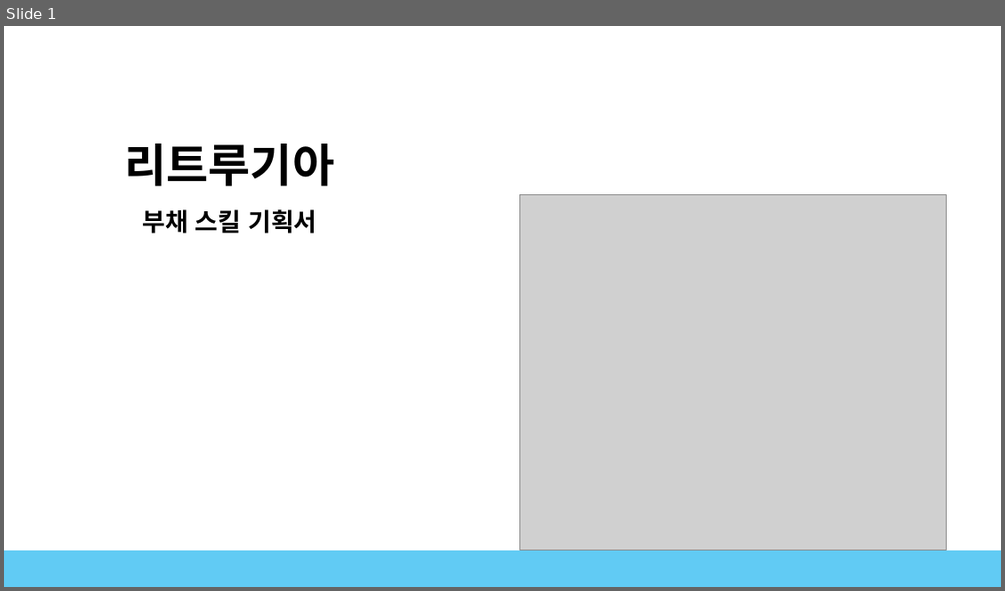
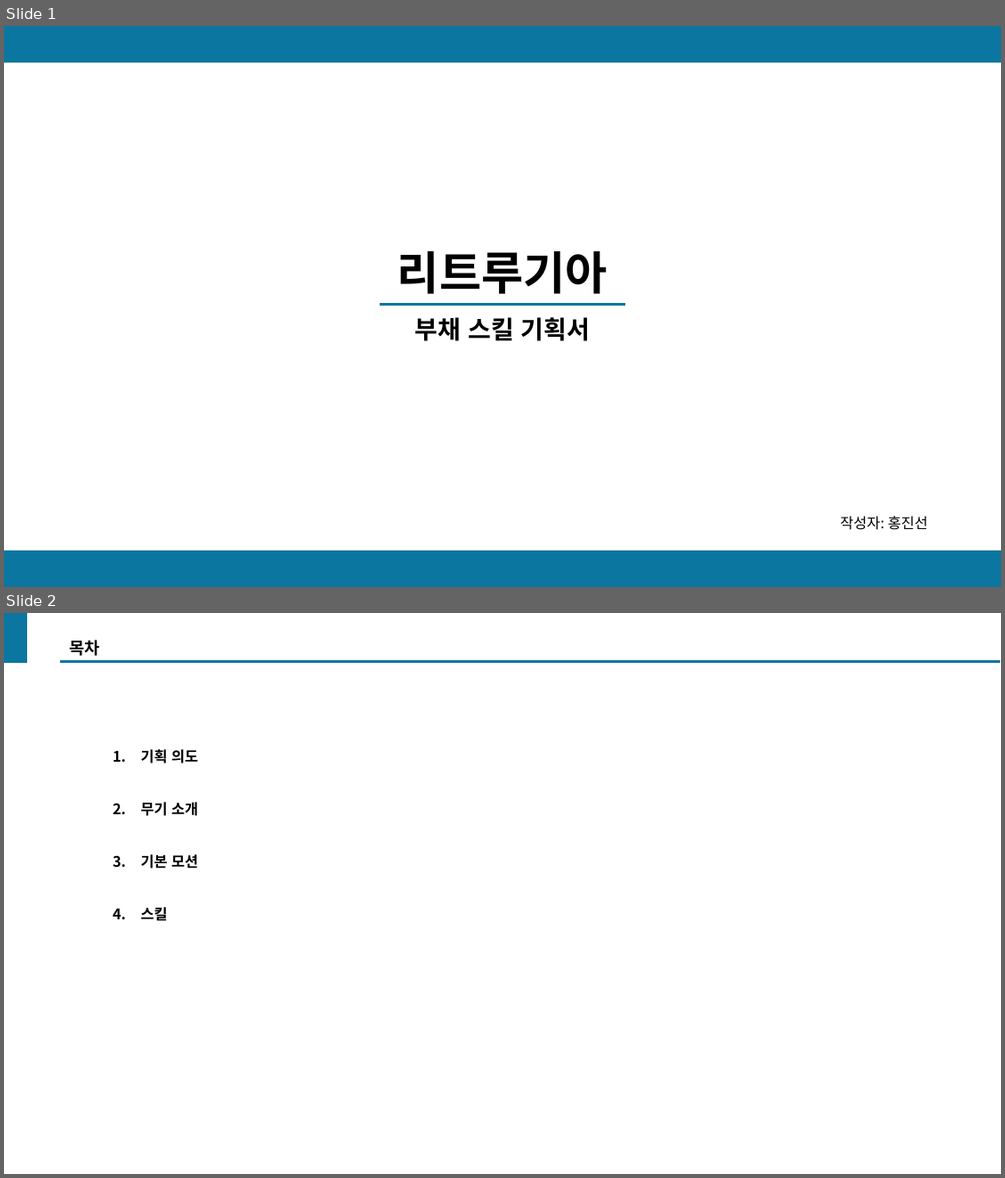
Before and after one commit to hjs0913/GameDesign, a slide deck: 액션&경영 RPG/스킬/리트루기아_부채스킬기획.pptx. Shown one above the other, each under a label of ours: slide 1 before the commit, slides 1 and 2 after it. The pictures are 1005x591 and 1005x1178 pixels, drawn with LibreOffice and Linux fonts; fonts in the diff are those of the drawing; grey boxes stand for pictures. Boxes give left, top, right and bottom in pixels: in the first picture for what was removed or moved away, otherwise in the second. Text is boxed around its words. In the diff, an @@ line names an element or a change of style, - is before the commit and + after.

Commit message:
부채 스킬 기획서 양식

```diff
--- a/액션&경영 RPG/스킬/리트루기아_부채스킬기획.pptx
+++ b/액션&경영 RPG/스킬/리트루기아_부채스킬기획.pptx
@@ slide 2 added at [4, 613, 1001, 1174], background #FFFFFF @@
@@ rectangle added at [4, 613, 25, 662], fill #0B76A0, outline #0B76A0 2.25 pt @@
@@ line added from (1000, 662) to (60, 662), #0B76A0 2.25 pt @@
@@ text added at [69, 640, 99, 656], 16 pt, text #000000, bold @@
+목차
@@ text added at [141, 749, 198, 921], 14 pt, text #000000, bold @@
+1. 기획 의도
+2. 무기 소개
+3. 기본 모션
+4. 스킬
@@ slide 1 changed as well @@
@@ rectangle added at [4, 26, 1001, 62], fill #0B76A0 @@
@@ picture removed at [520, 195, 947, 550] @@
@@ text "리트루기아": place and size @@
-text "리트루기아" at [124, 143, 334, 233]
+text "리트루기아" at [397, 251, 607, 341]
@@ line added from (380, 305) to (625, 305), #0B76A0 3 pt @@
@@ text added at [840, 516, 928, 530], 14 pt, text #000000 @@
+작성자: 홍진선
@@ rectangle at [4, 550, 1001, 587]: fill #61CBF4 to #0B76A0 @@
```
Also in this commit, not shown: 3 other slides added, 1 slide removed, 1 other file.
